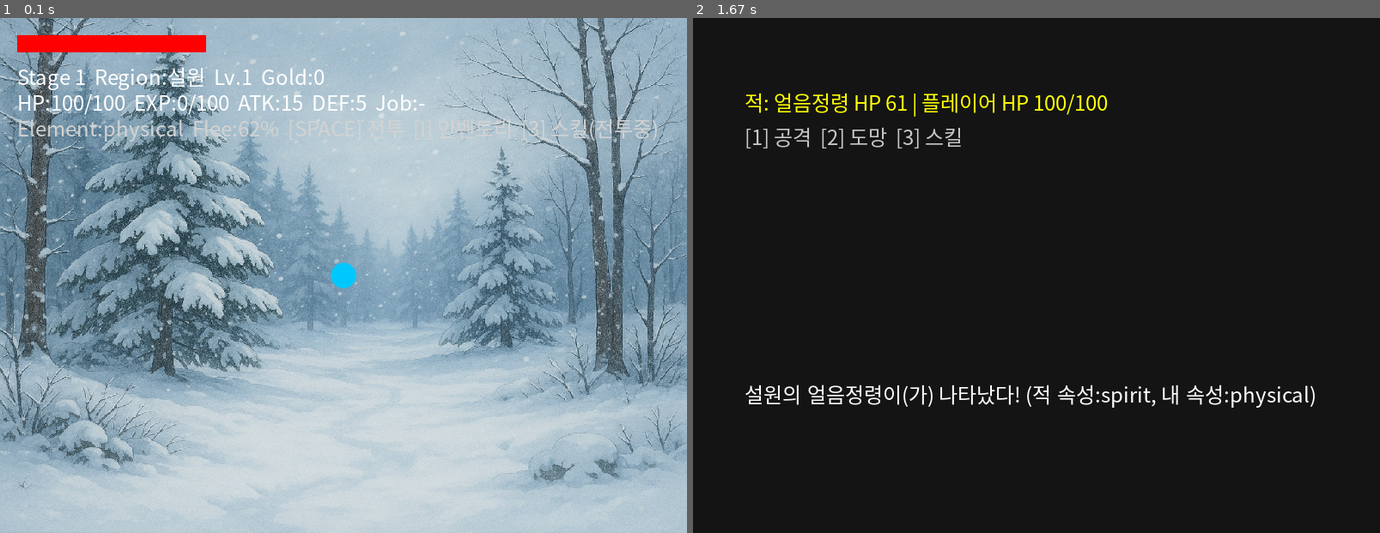
Above: before the commit, frames 1-2 (left to right).
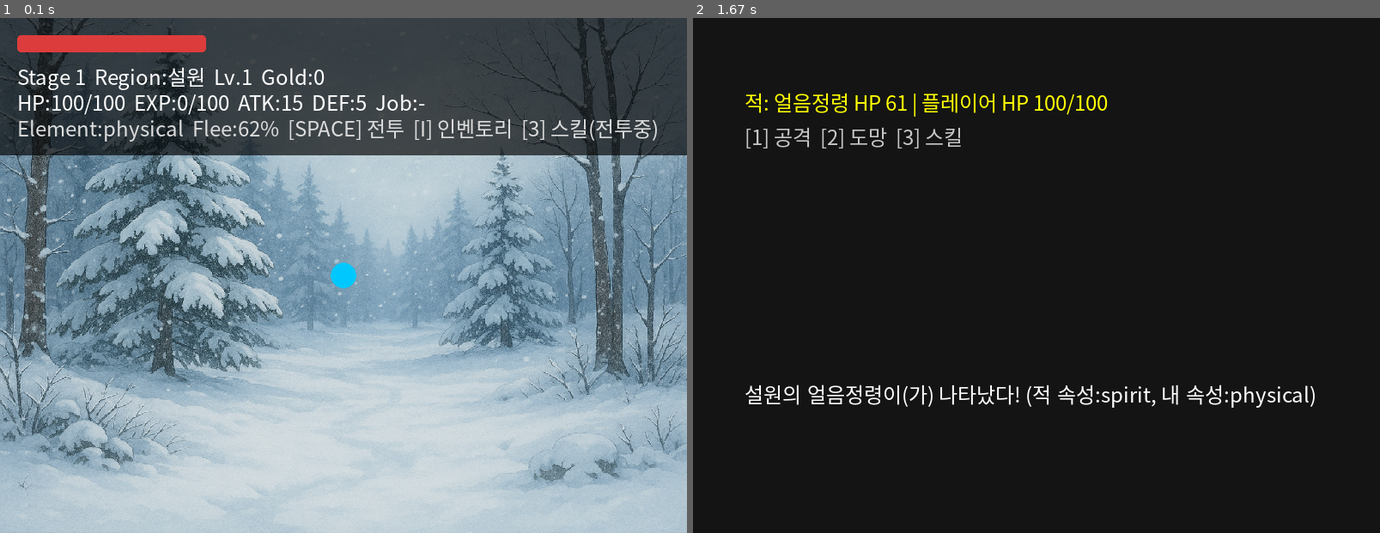
Above: after the commit, the same moments.

Repository: name400/pygame
Game: pygame game, started from main.py
Same seed, same stepped clock (60 frames per second), same inputs: the game is played once before the commit and once after it.
Inputs:
- Up to frame 1 (0.1 s): no input
- Up to frame 2 (1.67 s): tap Space at 0.33 s; tap 3 at 0.67 s; tap Right at 1.07, 1.37, 1.57 s

The runs differ from the first frame. In frame 1, 25% of the frame differs, in the area x 0-100%, y 0-27%; in frame 2, nothing differs.

Commit message:
Uichange
color change

Diff:
--- a/ui.py
+++ b/ui.py
@@ -1,32 +1,38 @@
-# ui.py (REPLACE)
+# ui.py
 import pygame
 
 def draw_ui(screen, player, font, stage, region_name, flee_rate):
-    # HP 바
-    pygame.draw.rect(screen, (80, 80, 80), (20, 20, 220, 20))
+    # 1) 반투명 HUD 영역
+    hud = pygame.Surface((800, 160), pygame.SRCALPHA)  # 너비/높이는 화면에 맞게
+    # 화산은 붉은 배경이라 살짝 더 어두운 바, 그 외는 일반 어두운 바
+    bar_color = (0, 0, 0, 170) if region_name != "화산" else (0, 0, 0, 190)
+    hud.fill(bar_color)
+    screen.blit(hud, (0, 0))
+
+    # 2) 텍스트 색(모든 지역에서 흰색 고정 가능)
+    txt  = (255, 255, 255)
+    hint = (220, 220, 220)
+
+    # 3) HP 바 + 텍스트
+    pygame.draw.rect(screen, (60, 60, 60), (20, 20, 220, 20), border_radius=4)
     hp_ratio = player.hp / player.max_hp
-    pygame.draw.rect(screen, (255, 0, 0), (20, 20, int(220 * hp_ratio), 20))
+    pygame.draw.rect(screen, (220, 60, 60), (20, 20, int(220 * hp_ratio), 20), border_radius=4)
 
     line1 = f"Stage {stage}  Region:{region_name}  Lv.{player.level}  Gold:{player.gold}"
     job_text = player.job_kr() if player.job else "-"
     line2 = f"HP:{player.hp}/{player.max_hp}  EXP:{player.exp}/100  ATK:{player.atk}  DEF:{player.defence}  Job:{job_text}"
     line3 = f"Element:{player.element}  Flee:{int(flee_rate*100)}%  [SPACE] 전투  [I] 인벤토리  [3] 스킬(전투중)"
 
-    screen.blit(font.render(line1, True, (255, 255, 255)), (20, 50))
-    screen.blit(font.render(line2, True, (255, 255, 255)), (20, 80))
-    screen.blit(font.render(line3, True, (210, 210, 210)), (20, 110))
+    screen.blit(font.render(line1, True, txt),  (20, 50))
+    screen.blit(font.render(line2, True, txt),  (20, 80))
+    screen.blit(font.render(line3, True, hint), (20, 110))
 
-    # 디버프/버프 표시
+    # 디버프/스킬
     active_debuffs = [f"{k}:{v}" for k, v in player.debuffs.items() if v > 0]
     if active_debuffs:
         screen.blit(font.render("Debuffs: " + ", ".join(active_debuffs), True, (255, 200, 80)), (20, 140))
 
-    # 보유 스킬/쿨다운 간단 힌트
     if player.skills:
-        disp = []
-        names = {sid:name for (sid,name,_) in player.skill_progression[player.job]}
-        for sid in player.skills:
-            cd = player.skill_cooldowns.get(sid, 0)
-            nm = names.get(sid, sid)
-            disp.append(f"{nm}({cd})")
+        names = {sid:name for (sid, name, _) in player.skill_progression[player.job]}
+        disp = [f"{names.get(sid, sid)}({player.skill_cooldowns.get(sid, 0)})" for sid in player.skills]
         screen.blit(font.render("Skills: " + ", ".join(disp), True, (180, 230, 255)), (20, 170))
